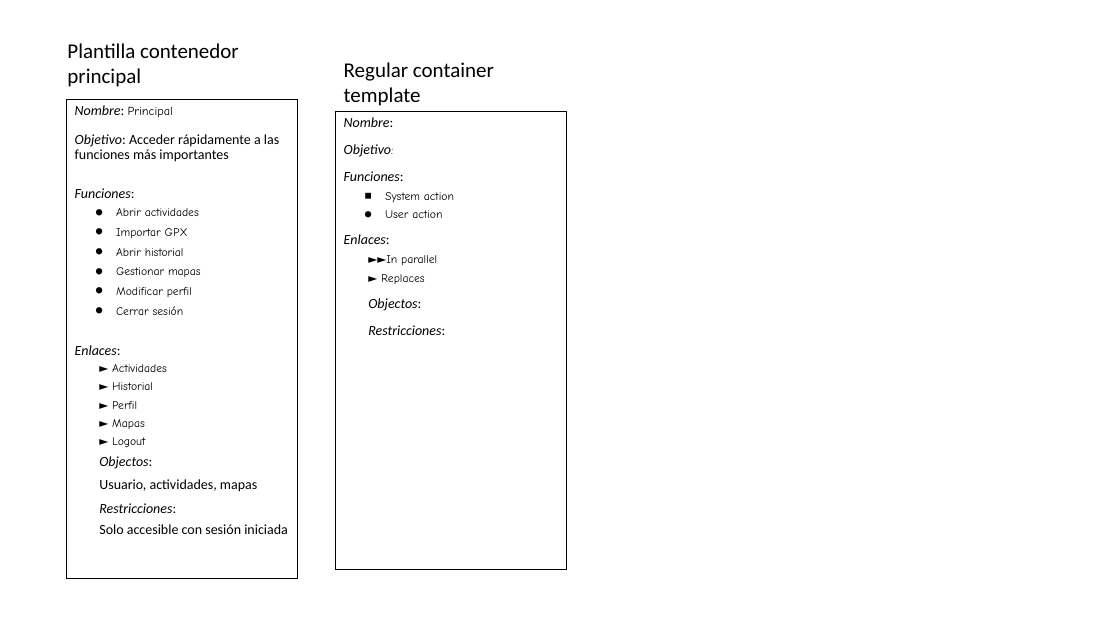
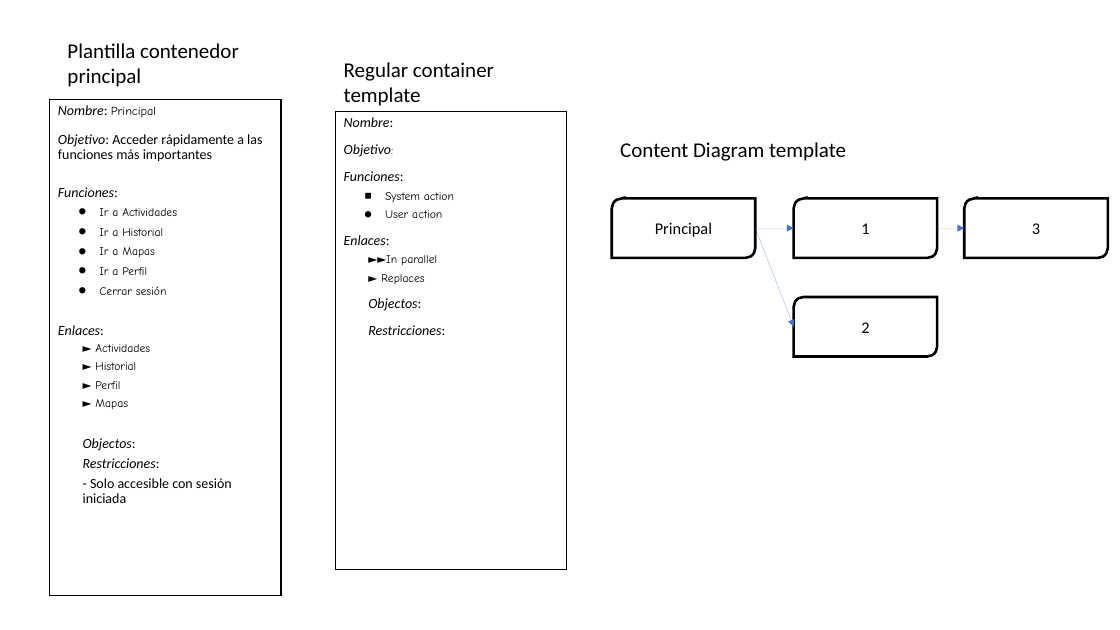
Before and after one commit to Mariaax6/running-la-safor-ipc, a slide deck: slide 1 of docs/Containers-Plantilla.pptx. Drawn at 1120x630 pixels with LibreOffice and Linux fonts; fonts in the diff are those of the drawing. Boxes give left, top, right and bottom in pixels: in the first picture for what was removed or moved away, otherwise in the second. Text is boxed around its words. In the diff, an @@ line names an element or a change of style, - is before the commit and + after.

Commit message:
Nuevas versiones de 3 ficheros

```diff
--- a/docs/Containers-Plantilla.pptx
+++ b/docs/Containers-Plantilla.pptx
@@ rectangle "Nombre: Principal": place and size @@
-rectangle "Nombre: Principal" at [66,99,297,579]
+rectangle "Nombre: Principal" at [50,99,281,596]
@@ text added at [620,142,846,161], 18 pt, text #000000 @@
+Content Diagram template
@@ text in rectangle at [99,208,177,275]: text changed @@
-  • Abrir actividades
-  • Importar GPX
-  • Abrir historial
-  • Gestionar mapas
-  • Modificar perfil
+  • Ir a Actividades
+  • Ir a Historial
+  • Ir a Mapas
+  • Ir a Perfil
@@ round diag rect added at [612,198,755,258], fill #FFFFFF, outline #000000 2.25 pt, 14 pt, text #000000 @@
+Principal
@@ round diag rect added at [794,198,938,258], fill #FFFFFF, outline #000000 2.25 pt, 14 pt, text #000000 @@
+1
@@ round diag rect added at [965,198,1108,258], fill #FFFFFF, outline #000000 2.25 pt, 14 pt, text #000000 @@
+3
@@ arrow added from (755, 229) to (794, 229), #4472C4 0.75 pt @@
@@ arrow added from (755, 229) to (794, 327), #4472C4 0.75 pt @@
@@ arrow added from (938, 229) to (965, 229), #4472C4 0.75 pt @@
@@ round diag rect added at [794,297,938,357], fill #FFFFFF, outline #000000 2.25 pt, 14 pt, text #000000 @@
+2
@@ text in rectangle at [112,437,145,447]: paragraph removed @@
-► Logout
@@ text in rectangle at [83,478,232,503]: text changed @@
-Solo accesible con sesión iniciada
+- Solo accesible con sesión iniciada
@@ text in rectangle at [99,479,257,492]: paragraph removed @@
-Usuario, actividades, mapas
```
